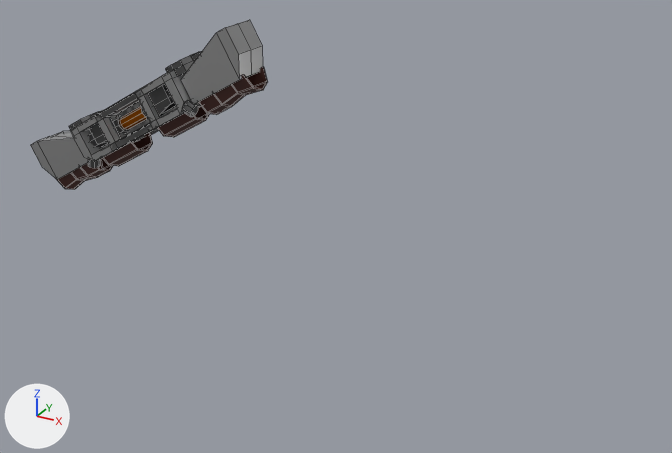
An edit to the Blender file Assets/Resources/Acidlabs/TailsWeapons.blend, drawn before and after from the same camera.
Rendered twice from a 50 mm camera at (2.04, -3.16, 2.63) aimed at (-0.18, 0.87, 0.61). The axes (+X, +Y, +Z) are drawn at lower left. The lights are the same throughout. The first picture is the older version. Mesh edges are drawn as thin lines.

Script lines for the objects in view, before the commit:
```python
me_cube_003 = bpy.data.meshes.new('Cube.003')
me_cube_003.from_pydata(...)  # 300 vertices, 235 faces; spans x -0.268..0.713, y -0.022..0.241, z 1.407..1.703
# faces by material slot: [94, 65, 56, 20]
me_cube_003.materials.append(mat_metal_bright)
me_cube_003.materials.append(mat_metal_dark)
me_cube_003.materials.append(mat_roughpart)  # dark red #4d2922
me_cube_003.materials.append(mat_metalcooper)
ob_gauntlets = bpy.data.objects.new('gauntlets', me_cube_003)
ob_gauntlets.location = (0.0, 0.0, 0.0)
ob_gauntlets.rotation_euler = (0.0, -0.524, 0.0)  # degrees (0, -30, 0)
_m = ob_gauntlets.modifiers.new('Mirror.001', 'MIRROR')
```
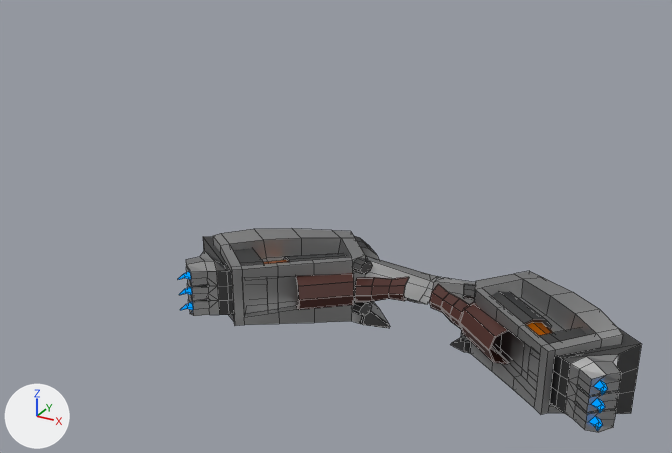
Location of each change, (x1, y1, x2, y2) in pixels of the pictures (672 x 453 px; the box of a moved part takes in the faces that stretch with it):
'gauntlets', reshaped, turned, modifiers changed
    before: (31, 20, 268, 189)
    after: (178, 229, 642, 432)
part 1 of me_cube_003, moved or reshaped
    before: (55, 67, 268, 189)
    after: (354, 277, 469, 329)
part 2 of me_cube_003, moved or reshaped
    before: (103, 106, 210, 166)
    after: (296, 273, 508, 364)
part 3 of me_cube_003, moved or reshaped (mostly hidden)
    before: (89, 89, 176, 147)
    after: (283, 253, 552, 327)
part 4 of me_cube_003, moved or reshaped
    before: (120, 107, 148, 129)
    after: (263, 260, 553, 336)
part 5 of me_cube_003, moved or reshaped
    before: (88, 101, 198, 168)
    after: (353, 259, 475, 300)
part 6 of me_cube_003, moved or reshaped (not visible before)
    after: (352, 302, 471, 343)
part 7 of me_cube_003, added
    after: (365, 255, 475, 305)
part 8 of me_cube_003, added
    after: (178, 237, 642, 432)
part 9 of me_cube_003, added
    after: (213, 229, 623, 414)
part 10 of me_cube_003, added (mostly hidden)
    after: (354, 236, 378, 259)
part 11 of me_cube_003, deleted
    before: (69, 51, 202, 161)
part 12 of me_cube_003, deleted
    before: (31, 20, 263, 180)
part 13 of me_cube_003, deleted
    before: (89, 85, 173, 144)

Patch to the scene script:
```diff
--- a/Assets/Resources/Acidlabs/TailsWeapons.blend.py
+++ b/Assets/Resources/Acidlabs/TailsWeapons.blend.py
@@ me_cube_003 @@
 # used by ob_gauntlets; location = (0.0, 0.0, 0.0); rotation_euler = (0.0, -0.524, 0.0), in degrees (0, -30, 0)
-me_cube_003.from_pydata(...)  # 300 vertices, 235 faces; spans x -0.268..0.713, y -0.022..0.241, z 1.407..1.703
+me_cube_003.from_pydata(...)  # 620 vertices, 520 faces; spans x -1.326..-0.11, y -0.093..0.435, z 0.896..1.925
+# me_cube_003 part 1: the loose piece of 40 vertices spanning x 0.388..0.68, y 0.03..0.19, z 1.407..1.506 is turned -30 degrees about the y axis through its middle, then moved by (-0.801, 0.0, 0.071)
+# me_cube_003 part 2: the loose piece of 20 vertices spanning x 0.096..0.316, y 0.03..0.19, z 1.407..1.501 is turned -39.2 degrees about the y axis through its middle and scaled by 1.49, then moved by (-0.741, -0.006, -0.102)
+# me_cube_003 part 3: the loose piece of 16 vertices spanning x 0.083..0.319, y 0.005..0.093, z 1.524..1.613 is turned -39.2 degrees about the y axis through its middle and scaled by 1.49, then moved by (-0.85, -0.036, -0.089)
+# me_cube_003 part 4: the loose piece of 16 vertices spanning x -0.138..0.083, y 0.017..0.081, z 1.535..1.6 is turned -39.2 degrees about the y axis through its middle and scaled by 1.49, then moved by (-0.885, -0.036, -0.304)
+# me_cube_003 part 5: the loose piece of 16 vertices spanning x 0.31..0.386, y -0.019..0.039, z 1.443..1.517 is turned -39.2 degrees about the y axis through its middle and scaled by 1.49, then moved by (-0.743, -0.055, 0.036)
+# me_cube_003 part 6: the loose piece of 16 vertices spanning x 0.31..0.386, y 0.18..0.238, z 1.443..1.517 is turned -39.2 degrees about the y axis through its middle and scaled by 1.49, then moved by (-0.743, 0.042, 0.036)
+# me_cube_003 part 7: a new loose piece of 129 vertices spanning x -0.487..-0.11, y -0.025..0.322, z 1.533..1.925
+# me_cube_003 part 8: a new loose piece of 122 vertices spanning x -1.326..-0.851, y -0.075..0.281, z 0.896..1.382
+# me_cube_003 part 9: a new loose piece of 113 vertices spanning x -1.163..-0.274, y -0.093..0.435, z 1.024..1.853
+# me_cube_003 part 10: a new loose piece of 32 vertices spanning x -0.682..-0.409, y -0.039..0.245, z 1.647..1.856
+# me_cube_003 part 11: the loose piece of 102 vertices spanning x -0.169..0.458, y -0.022..0.241, z 1.476..1.685 is deleted
+# me_cube_003 part 12: the loose piece of 34 vertices spanning x 0.368..0.713, y 0.019..0.2, z 1.487..1.703 is deleted
+# me_cube_003 part 13: the loose piece of 8 vertices spanning x -0.268..-0.108, y 0.007..0.212, z 1.508..1.629 is deleted
+# other edits to the shape of me_cube_003 do not show in these pictures
 me_cube_003.materials.append(mat_metal_bright)
@@ me_cube_003 @@
 me_cube_003.materials.append(mat_metalcooper)
+me_cube_003.materials.append(mat_glow)  # blue #009bff
@@ lat_lattice @@
+lat_lattice = bpy.data.lattices.new('Lattice')
+lat_lattice.points_u = 4
+lat_lattice.points_v = 4
+lat_lattice.points_w = 4
+lat_lattice.points.foreach_set('co_deform', [-0.5, -0.5, -0.5, -0.191, -1.322, -0.5, 0.428, -1.322, -1.175, 0.5, -0.5, -0.5, -0.61, -0.167, -0.5, -0.167, -0.167, -0.5, 0.167, -0.167, -0.5, 0.5, -0.167, -0.5, -0.61, 0.167, -0.5, -0.167, 0.167, -0.5, 0.167, 0.167, -0.5, 0.5, 0.167, -0.5, -0.5, 0.5, -0.5, -0.167, 0.5, -0.5, 0.167, 0.5, -0.5, 0.5, 0.5, -0.5, -0.5, -0.5, -0.167, -0.191, -1.322, -0.167, 0.428, -1.322, -0.392, 0.5, -0.5, -0.167, -0.61, -0.167, -0.167, -0.167, -0.167, -0.167, 0.167, -0.167, -0.167, 0.5, -0.167, -0.167, -0.61, 0.167, -0.167, -0.167, 0.167, -0.167, 0.167, 0.167, -0.167, 0.5, 0.167, -0.167, -0.5, 0.5, -0.167, -0.167, 0.5, -0.167, 0.167, 0.5, -0.167, 0.5, 0.5, -0.167, -0.5, -0.5, 0.167, -0.191, -1.322, 0.167, 0.428, -1.322, 0.392, 0.5, -0.5, 0.167, -0.61, -0.167, 0.167, -0.167, -0.167, 0.167, 0.167, -0.167, 0.167, 0.5, -0.167, 0.167, -0.61, 0.167, 0.167, -0.167, 0.167, 0.167, 0.167, 0.167, 0.167, 0.5, 0.167, 0.167, -0.5, 0.5, 0.167, -0.167, 0.5, 0.167, 0.167, 0.5, 0.167, 0.5, 0.5, 0.167, -0.5, -0.5, 0.5, -0.191, -1.322, 0.5, 0.428, -1.322, 1.175, 0.5, -0.5, 0.5, -0.61, -0.167, 0.5, -0.167, -0.167, 0.5, 0.167, -0.167, 0.5, 0.5, -0.167, 0.5, -0.61, 0.167, 0.5, -0.167, 0.167, 0.5, 0.167, 0.167, 0.5, 0.5, 0.167, 0.5, -0.5, 0.5, 0.5, -0.167, 0.5, 0.5, 0.167, 0.5, 0.5, 0.5, 0.5, 0.5])
@@ ob_gauntlets @@
 ob_gauntlets.location = (0.0, 0.0, 0.0)
-ob_gauntlets.rotation_euler = (0.0, -0.524, 0.0)  # degrees (0, -30, 0)
+ob_gauntlets.rotation_euler = (-1.571, 0.0, 0.0)  # degrees (-90, 0, 0)
+_m = ob_gauntlets.modifiers.new('Lattice', 'LATTICE')
+_m.object = ob_lattice
 _m = ob_gauntlets.modifiers.new('Mirror.001', 'MIRROR')
@@ ob_lattice @@
+ob_lattice = bpy.data.objects.new('Lattice', lat_lattice)
+ob_lattice.location = (-0.757, 1.354, -0.108)
+ob_lattice.rotation_euler = (0.0, 0.0, 79.19)  # degrees (0, 0, 217)
+ob_lattice.scale = (1.6, 0.561, 0.69)
```
